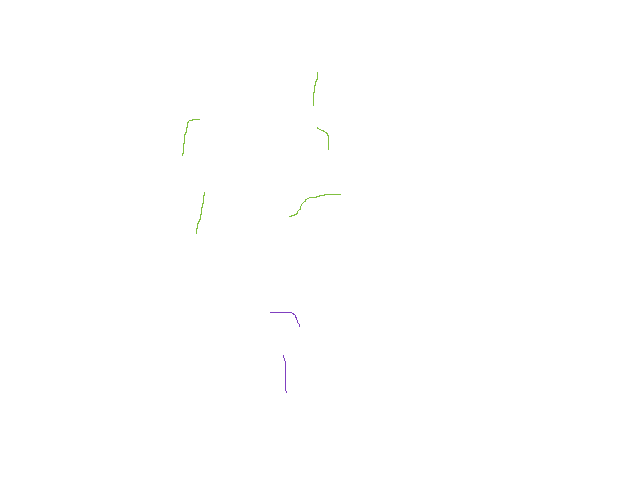
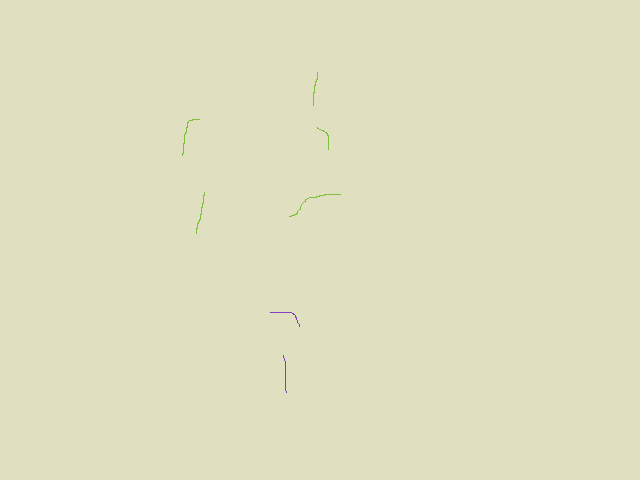
Layers edited between the first and the second 640x480 image:
painted on "Background" over left=0, top=0, right=640, bottom=480
painted on "38_KitchenLow.png" over left=0, top=0, right=640, bottom=480
